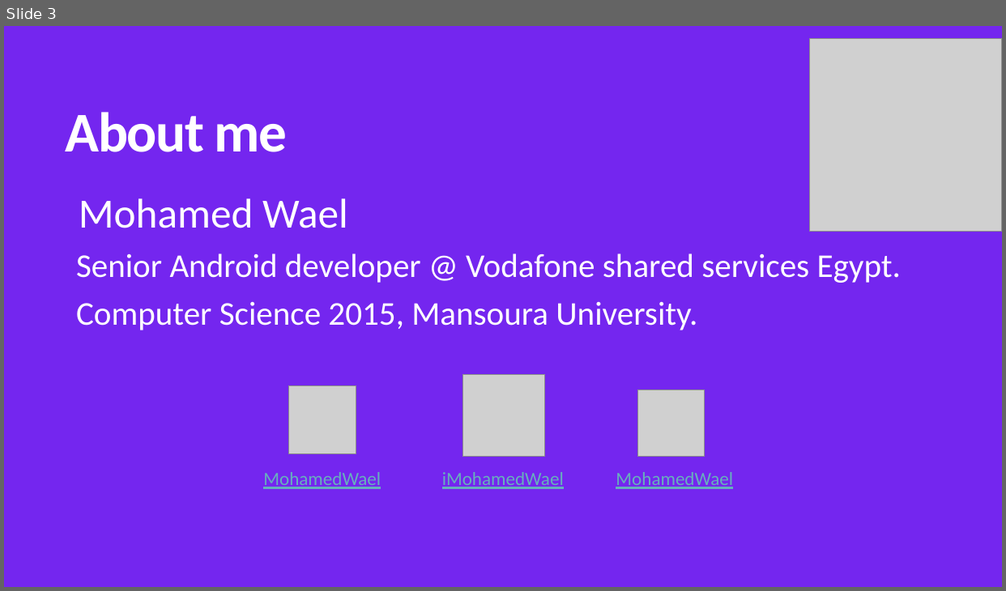
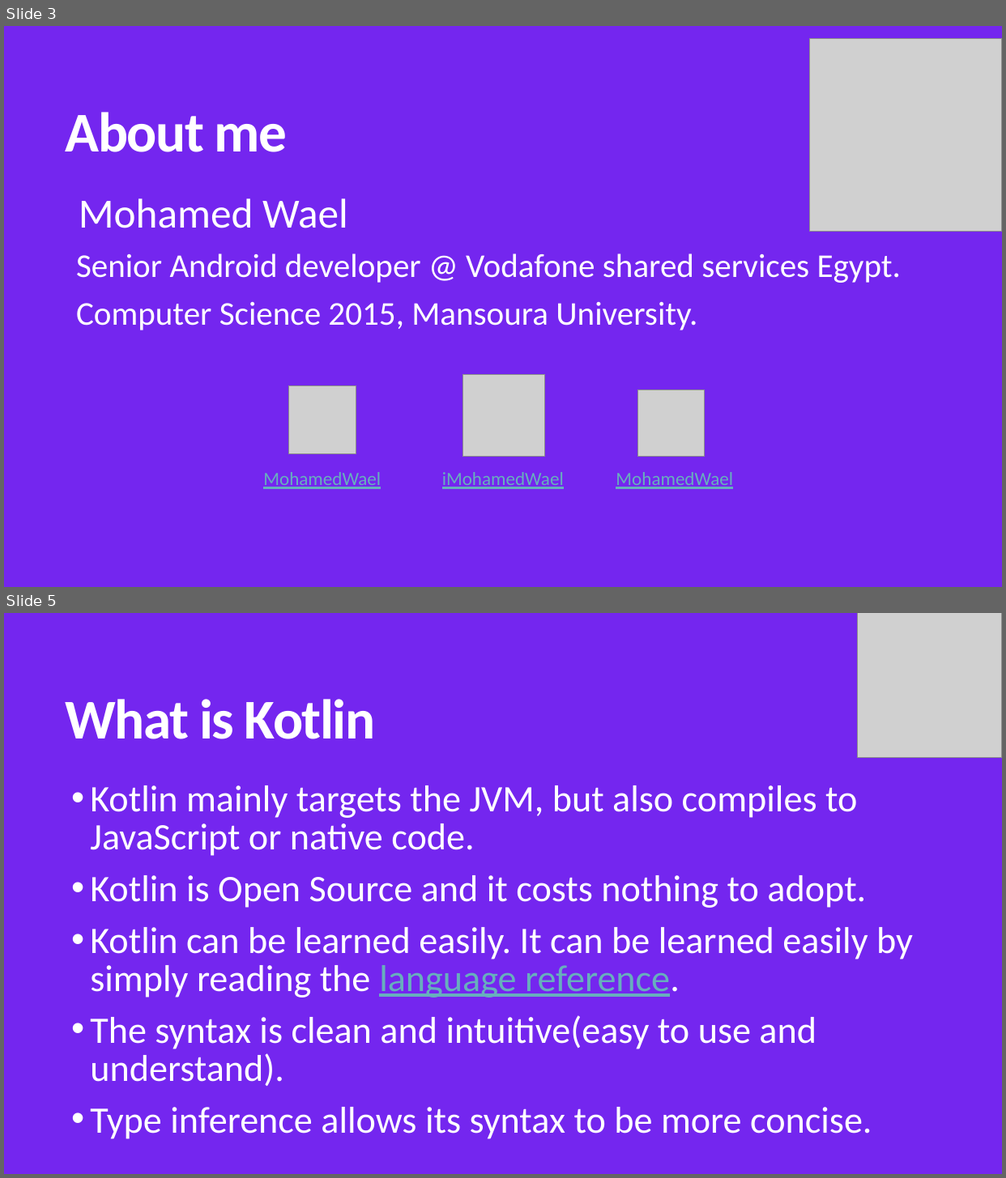
Before and after one commit to MohamedWael/Kotlin-crash-course, a slide deck: kotlin_intro.pptx. Shown one above the other, each under a label of ours: slide 3 before the commit, slides 3 and 5 after it; the slides between them are not shown. The pictures are 1006x591 and 1006x1178 pixels, drawn with LibreOffice and Linux fonts; fonts in the diff are those of the drawing; grey boxes stand for pictures. Boxes give left, top, right and bottom in pixels: in the first picture for what was removed or moved away, otherwise in the second. Text is boxed around its words. In the diff, an @@ line names an element or a change of style, - is before the commit and + after.

```diff
--- a/kotlin_intro.pptx
+++ b/kotlin_intro.pptx
@@ slide 5 added at bbox=[4, 613, 1002, 1174], background #7426EF @@
@@ picture added at bbox=[858, 613, 1002, 757] @@
@@ title added at bbox=[66, 699, 376, 739], 54 pt, text #FFFFFF, bold @@
+What is Kotlin
@@ text added at bbox=[90, 786, 913, 1139], 36 pt, text #FFFFFF @@
+• Kotlin mainly targets the JVM, but also compiles to JavaScript or native code.
+• Kotlin is Open Source and it costs nothing to adopt.
+• Kotlin can be learned easily. It can be learned easily by simply reading the language reference.
+• The syntax is clean and intuitive(easy to use and understand).
+• Type inference allows its syntax to be more concise.
```
Also in this commit, not shown: 2 slides changed, 17 other slides added, 1 slide removed, 4 other files.
